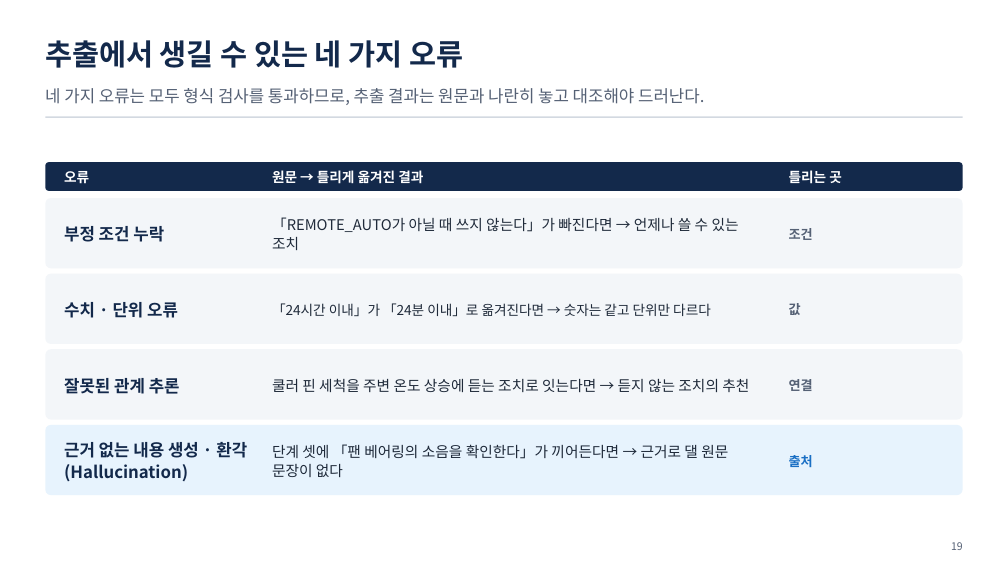
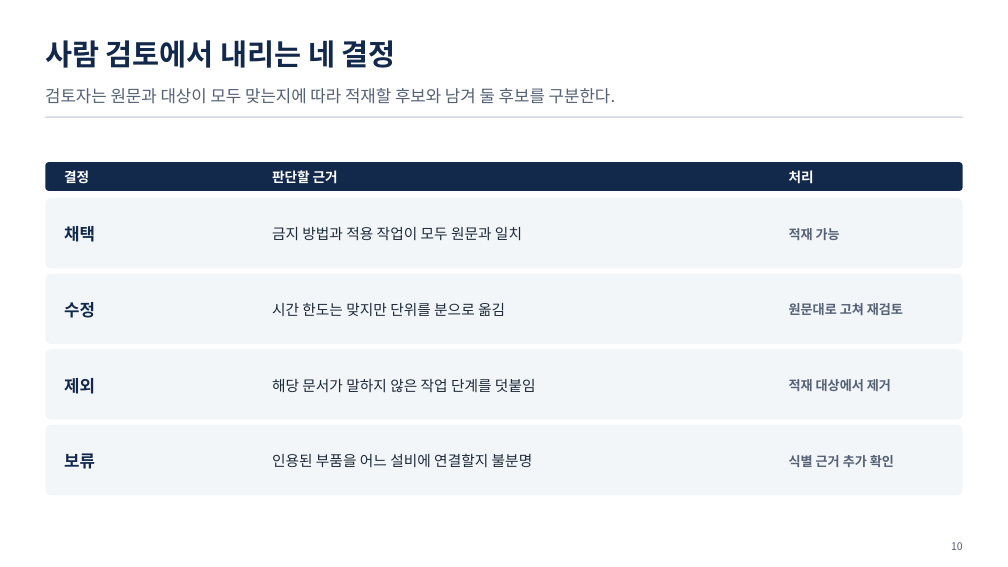
Before and after one commit to uengine-oss/hyd-iot-edu, a slide deck: slide 10 of workspace/강의제작/산출물/통합반/이론_오프라인/04회차/통합반_오프라인_04회차.pptx (slide 19 before the commit). Drawn at 1008x567 pixels with LibreOffice and Linux fonts; fonts in the diff are those of the drawing. Boxes give left, top, right and bottom in pixels: in the first picture for what was removed or moved away, otherwise in the second. Text is boxed around its words. In the diff, an @@ line names an element or a change of style, - is before the commit and + after.

```diff
--- a/workspace/강의제작/산출물/통합반/이론_오프라인/04회차/통합반_오프라인_04회차.pptx
+++ b/workspace/강의제작/산출물/통합반/이론_오프라인/04회차/통합반_오프라인_04회차.pptx
@@ text at bbox=[45, 40, 396, 68]: text changed @@
-추출에서 생길 수 있는 네 가지 오류
+사람 검토에서 내리는 네 결정
@@ text at bbox=[45, 88, 616, 104]: text changed @@
-네 가지 오류는 모두 형식 검사를 통과하므로, 추출 결과는 원문과 나란히 놓고 대조해야 드러난다.
+검토자는 원문과 대상이 모두 맞는지에 따라 적재할 후보와 남겨 둘 후보를 구분한다.
@@ text at bbox=[64, 170, 89, 183]: text changed @@
-오류
+결정
@@ text at bbox=[272, 170, 338, 184]: text changed @@
-원문 → 틀리게 옮겨진 결과
+판단할 근거
@@ text at bbox=[789, 170, 814, 184]: text changed @@
-틀리는 곳
+처리
@@ text at bbox=[64, 226, 95, 242]: text changed @@
-부정 조건 누락
+채택
@@ text at bbox=[272, 227, 522, 240]: text changed @@
-「REMOTE_AUTO가 아닐 때 쓰지 않는다」가 빠진다면 → 언제나 쓸 수 있는 조치
+금지 방법과 적용 작업이 모두 원문과 일치
@@ text at bbox=[789, 228, 840, 240]: text changed @@
-조건
+적재 가능
@@ text at bbox=[64, 302, 95, 318]: text changed @@
-수치 · 단위 오류
+수정
@@ text at bbox=[272, 303, 505, 316]: text changed; size 13 to 14 pt @@
-「24시간 이내」가 「24분 이내」로 옮겨진다면 → 숫자는 같고 단위만 다르다
+시간 한도는 맞지만 단위를 분으로 옮김
@@ text at bbox=[789, 303, 903, 315]: text changed @@
-값
+원문대로 고쳐 재검토
@@ text at bbox=[64, 378, 95, 394]: text changed @@
-잘못된 관계 추론
+제외
@@ text at bbox=[272, 379, 536, 392]: text changed @@
-쿨러 핀 세척을 주변 온도 상승에 듣는 조치로 잇는다면 → 듣지 않는 조치의 추천
+해당 문서가 말하지 않은 작업 단계를 덧붙임
@@ text at bbox=[789, 379, 891, 391]: text changed @@
-연결
+적재 대상에서 제거
@@ rounded rectangle at bbox=[45, 425, 963, 495]: fill #E7F3FD to #F3F6F9 @@
@@ text at bbox=[64, 453, 95, 469]: text changed @@
-근거 없는 내용 생성 · 환각(Hallucination)
+보류
@@ text at bbox=[272, 453, 533, 467]: text changed @@
-단계 셋에 「팬 베어링의 소음을 확인한다」가 끼어든다면 → 근거로 댈 원문 문장이 없다
+인용된 부품을 어느 설비에 연결할지 불분명
@@ text at bbox=[789, 455, 894, 467]: text changed; text colour #1A6FC4 to #556175 @@
-출처
+식별 근거 추가 확인
```
Also in this commit, not shown: 9 other slides changed, 15 slides added, 25 slides removed, 13 other files.
